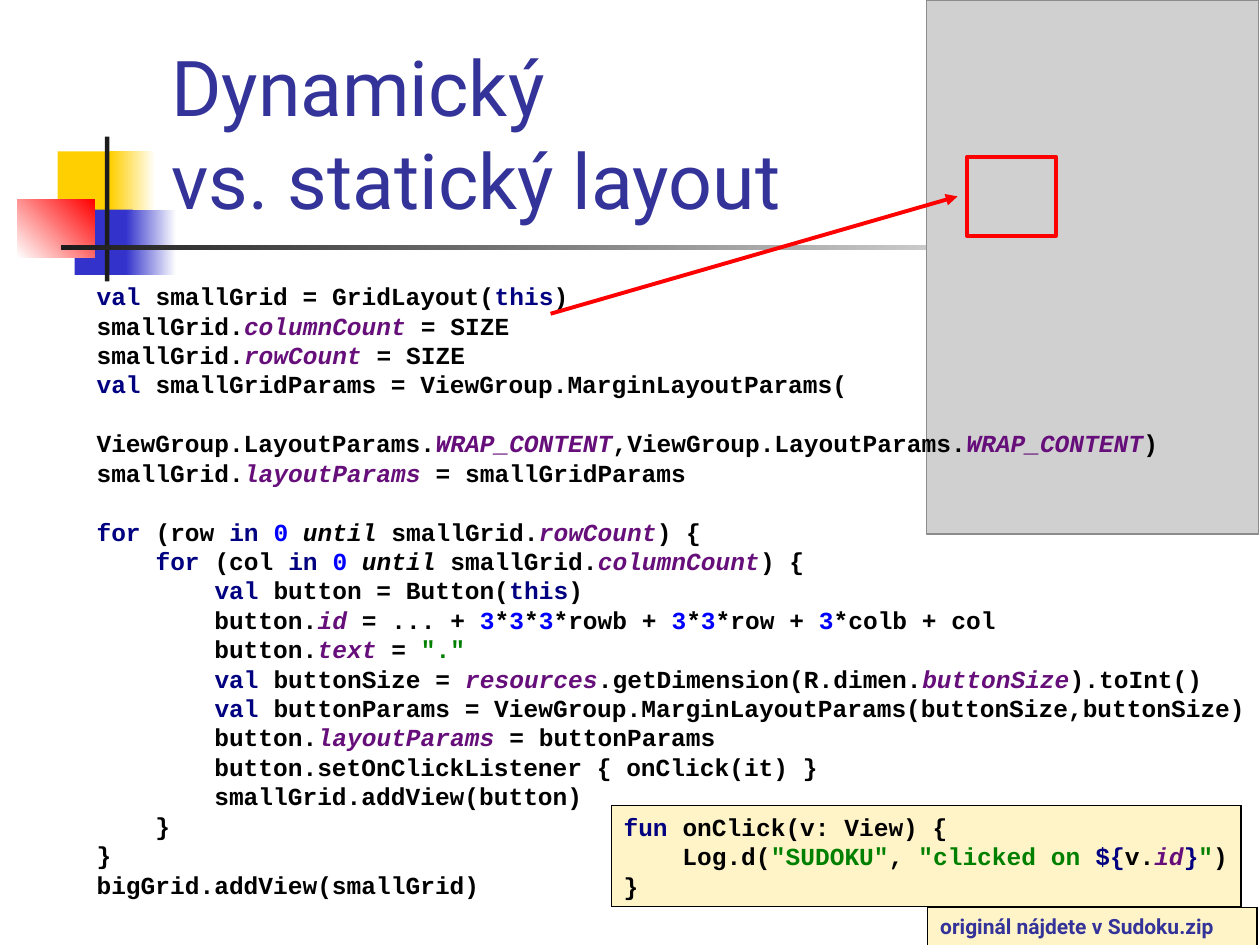
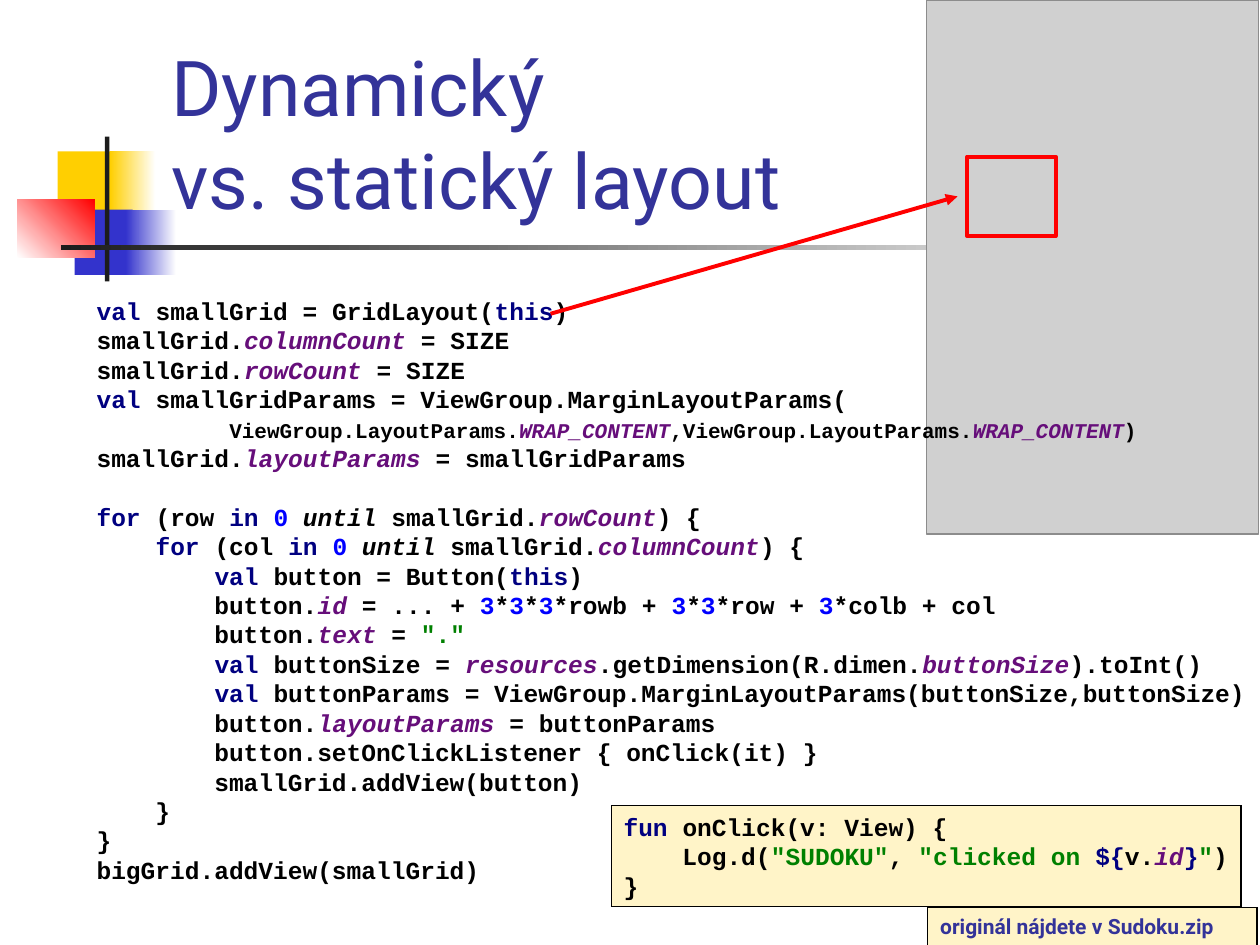
Before and after one commit to vmandro/Prednasky, a slide deck: slide 47 of 03/03_Android.ppt. Drawn at 1260x945 pixels with LibreOffice and Linux fonts; fonts in the diff are those of the drawing; grey boxes stand for pictures. Boxes give left, top, right and bottom in pixels: in the first picture for what was removed or moved away, otherwise in the second. Text is boxed around its words. In the diff, an @@ line names an element or a change of style, - is before the commit and + after.

```diff
--- a/03/03_Android.ppt
+++ b/03/03_Android.ppt
@@ text "val smallGrid = GridLayout(this) smallGrid.columnCount ...": place and size @@
-text "val smallGrid = GridLayout(this) smallGrid.columnCount ..." at [97,287,1244,900]
+text "val smallGrid = GridLayout(this) smallGrid.columnCount ..." at [97,302,1244,885]
@@ text at [97,423,1244,885]: size 14 to 12 pt in "ViewGroup.LayoutParams.WRAP_CONTENT,ViewGroup.LayoutParams.W ..." @@
```
Also in this commit, not shown: 2 other slides changed, 7 other files.
